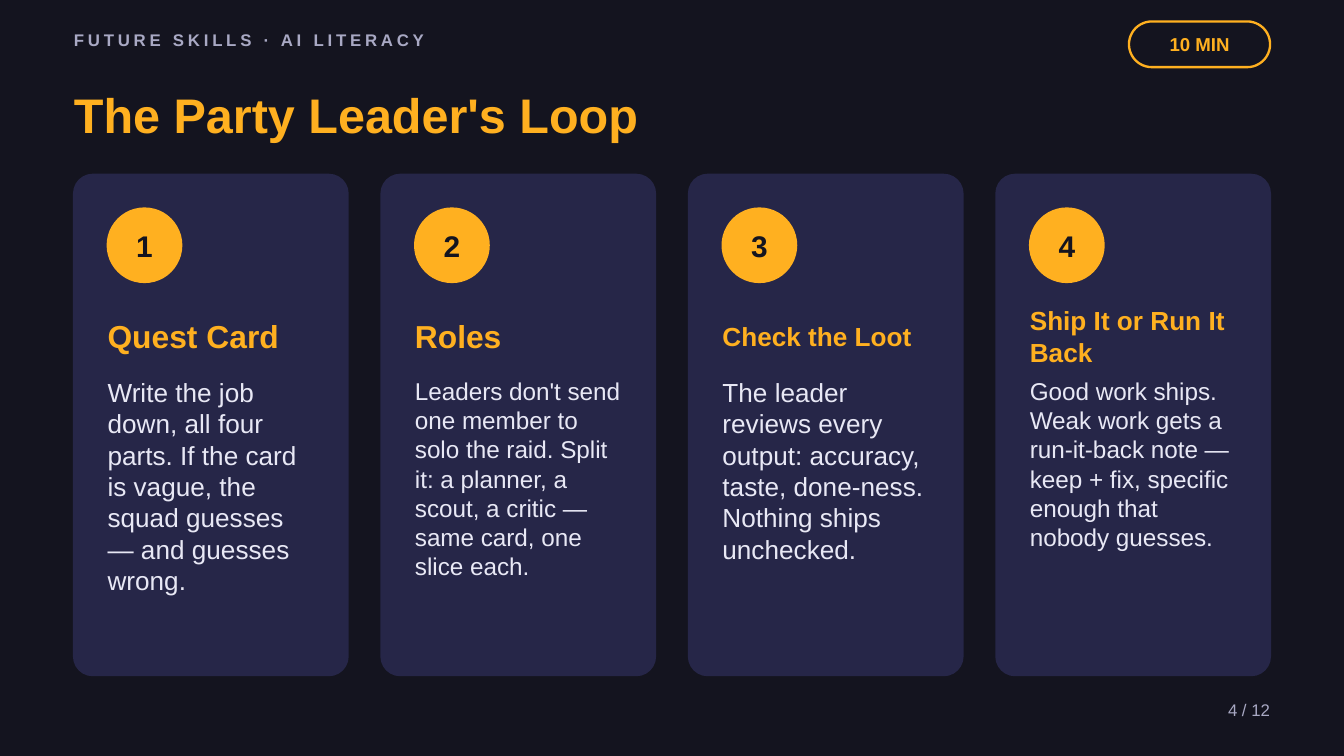
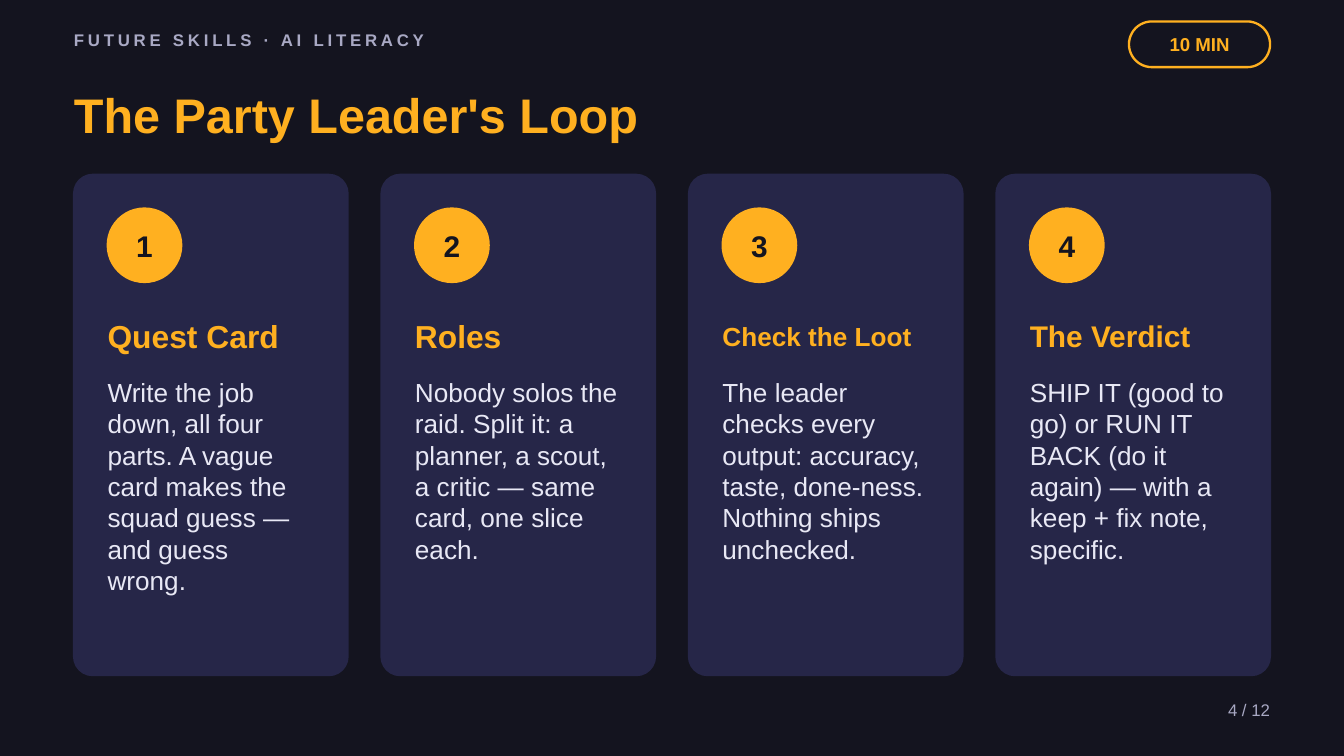
Before and after one commit to phiunit/tptphi, a slide deck: slide 4 of products/ai-agent-intern/dist/Lead Your AI Squad - Slides.pptx. Drawn at 1344x756 pixels with LibreOffice and Linux fonts; fonts in the diff are those of the drawing. Boxes give left, top, right and bottom in pixels: in the first picture for what was removed or moved away, otherwise in the second. Text is boxed around its words. In the diff, an @@ line names an element or a change of style, - is before the commit and + after.

```diff
--- a/products/ai-agent-intern/dist/Lead Your AI Squad - Slides.pptx
+++ b/products/ai-agent-intern/dist/Lead Your AI Squad - Slides.pptx
@@ text at [1030,325,1190,348]: text changed; size 14 to 16 pt @@
-Ship It or Run It Back
+The Verdict
@@ text at [108,383,286,596]: text changed @@
-Write the job down, all four parts. If the card is vague, the squad guesses — and guesses wrong.
+Write the job down, all four parts. A vague card makes the squad guess — and guess wrong.
@@ text at [415,383,617,560]: text changed; size 13 to 14 pt @@
-Leaders don't send one member to solo the raid. Split it: a planner, a scout, a critic — same card, one slice each.
+Nobody solos the raid. Split it: a planner, a scout, a critic — same card, one slice each.
@@ text at [722,383,923,560]: text changed @@
-The leader reviews every output: accuracy, taste, done-ness. Nothing ships unchecked.
+The leader checks every output: accuracy, taste, done-ness. Nothing ships unchecked.
@@ text at [1030,383,1224,565]: text changed; size 13 to 14 pt @@
-Good work ships. Weak work gets a run-it-back note — keep + fix, specific enough that nobody guesses.
+SHIP IT (good to go) or RUN IT BACK (do it again) — with a keep + fix note, specific.
```
Also in this commit, not shown: 7 other slides changed, 30 other files.
